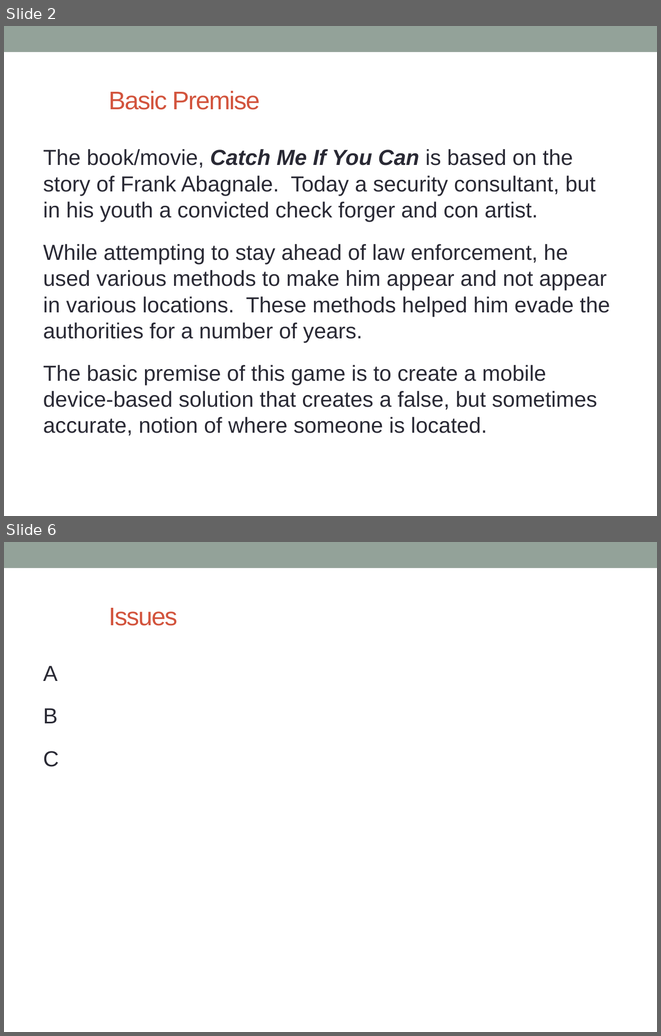
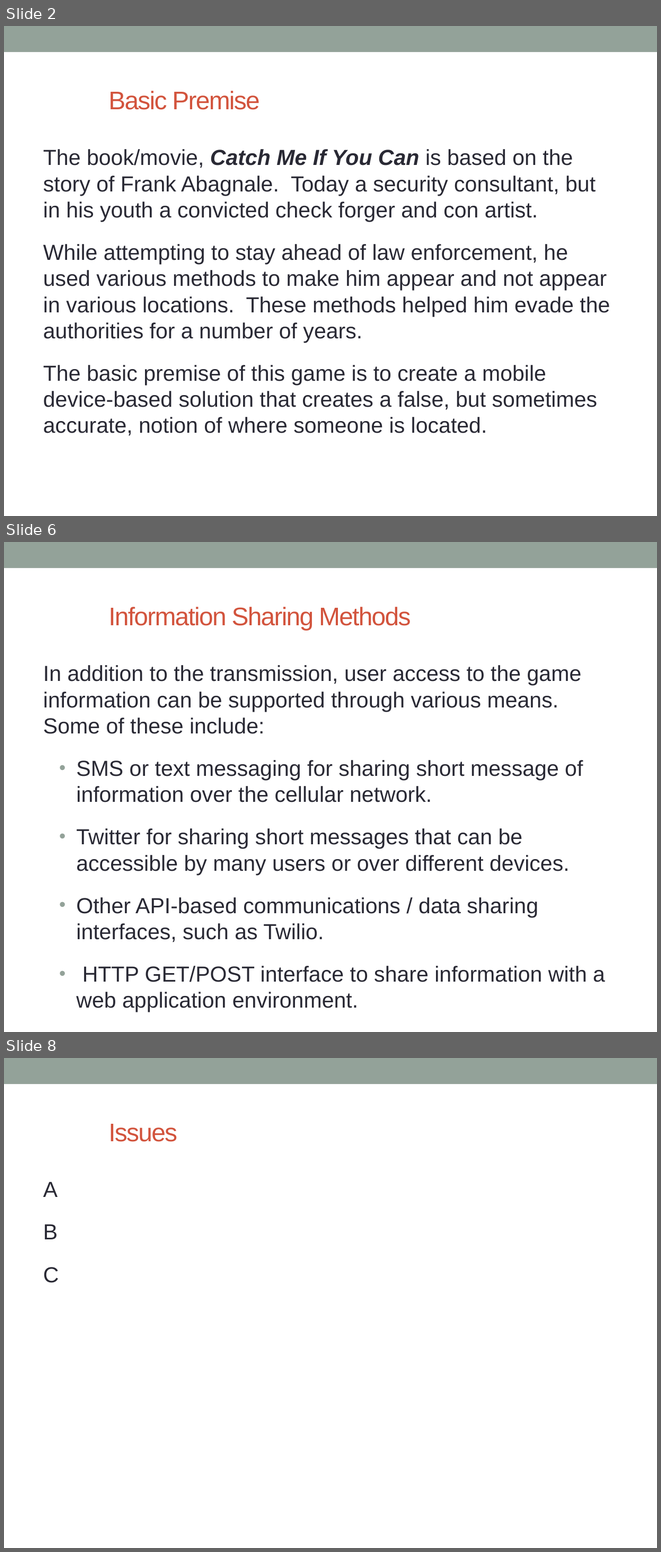
Before and after one commit to stevenMcDevitt/DGMD-E15-CMIYC, a slide deck: CMIYC-Overview v3.pptx. Shown one above the other, each under a label of ours: slides 2 and 6 before the commit, slides 2, 6 and 8 after it; the slides between them are not shown. The pictures are 661x1036 and 661x1552 pixels, drawn with LibreOffice and Linux fonts; fonts in the diff are those of the drawing. Boxes give left, top, right and bottom in pixels: in the first picture for what was removed or moved away, otherwise in the second. Text is boxed around its words. In the diff, an @@ line names an element or a change of style, - is before the commit and + after.

```diff
--- a/CMIYC-Overview v3.pptx
+++ b/CMIYC-Overview v3.pptx
@@ slide 6 added at <box>4,542,657,1032</box>, background #FFFFFF; not listed: 1 template element that a slide beside it also shows @@
@@ title added at <box>108,607,411,630</box>, 28 pt, text #D2533C @@
+Information Sharing Methods
@@ text added at <box>43,665,605,1012</box>, 24 pt, text #292934 @@
+In addition to the transmission, user access to the game information can be supported through various means. Some of these include:
+• SMS or text messaging for sharing short message of information over the cellular network.
+• Twitter for sharing short messages that can be accessible by many users or over different devices.
+• Other API-based communications / data sharing interfaces, such as Twilio.
+• HTTP GET/POST interface to share information with a web application environment.
@@ what was slide 6 is now slide 8 @@
```
Also in this commit, not shown: 3 slides changed, 1 other slide added.
